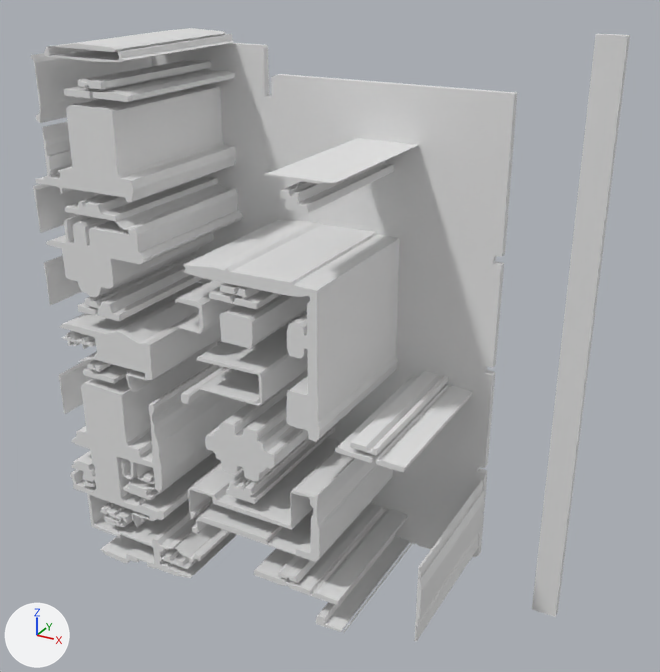
What one commit did to the glTF model version one/out_3d/52_20.glb.
One viewpoint serves both versions: a 50 mm lens placed at (13.18, -14.55, 12.08), pointed at (5.9, -1.31, 5.46). The axes (+X, +Y, +Z) are drawn at lower left. The lights are the same throughout. Where no turn or scale is listed for an object, it has been applied to the vertices. Vertices at the same position are counted once.

In view in the first picture: 'geometry_0'.
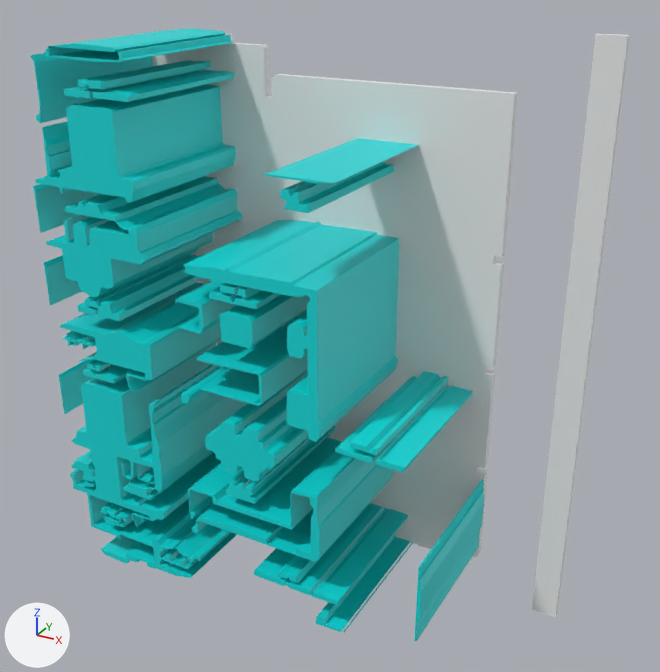
Edits to the bpy script that builds the scene:
```text
Add mat_defaultmaterial:
    mat_defaultmaterial = bpy.data.materials.new('DefaultMaterial')
    mat_defaultmaterial.use_nodes = True; mat_defaultmaterial.node_tree.nodes.clear()
    _N = mat_defaultmaterial.node_tree.nodes; _L = mat_defaultmaterial.node_tree.links
    n0 = _N.new('ShaderNodeOutputMaterial'); n0.name = 'Material Output'
    n1 = _N.new('ShaderNodeBsdfPrincipled'); n1.name = 'Principled BSDF'
    n2 = _N.new('ShaderNodeVertexColor'); n2.name = 'Color Attribute'
    _L.new(n1.outputs[0], n0.inputs[0])  # 'BSDF' to 'Surface'
    _L.new(n2.outputs[0], n1.inputs[0])  # 'Color' to 'Base Color'
Change me_geometry_0:
    used by ob_geometry_0; location = (0.0, 0.0, 0.0)
    remove me_geometry_0.from_pydata(...)  # 2256 vertices, 4336 faces; spans x 0.8..10.23, y -3.15..0.0, z 0.0..10.72
    add me_geometry_0.from_pydata(...)  # 2259 vertices, 4348 faces; spans x 0.8..10.23, y -3.15..0.0, z 0.0..10.72
    me_geometry_0 part 1: 2 vertices moved from x 1.48, y -3.15..-0.15, z 2.44 to x 1.43, y -3.15..-0.15, z 2.44; 30 vertices removed from x 1.42..6.54, y -3.15..-0.15, z 2.19..10.42; 33 vertices added at x 1.42..6.55, y -3.15..-0.15, z 2.19..10.42
    me_geometry_0 part 2: 2908 faces spanning x 0.8..10.23, y -3.15..0.0, z 0.0..10.72 switch from no material to mat_defaultmaterial
```

Where the change shows, as pixel boxes (x1, y1, x2, y2) in the pictures (660 x 672 px; the box of a moved part takes in the faces that stretch with it):
part 1 of me_geometry_0, moved or reshaped: before (44, 28, 318, 549); after (44, 28, 316, 540)
part 2 of me_geometry_0, recoloured (grey to cyan): (31, 28, 487, 641) in both
